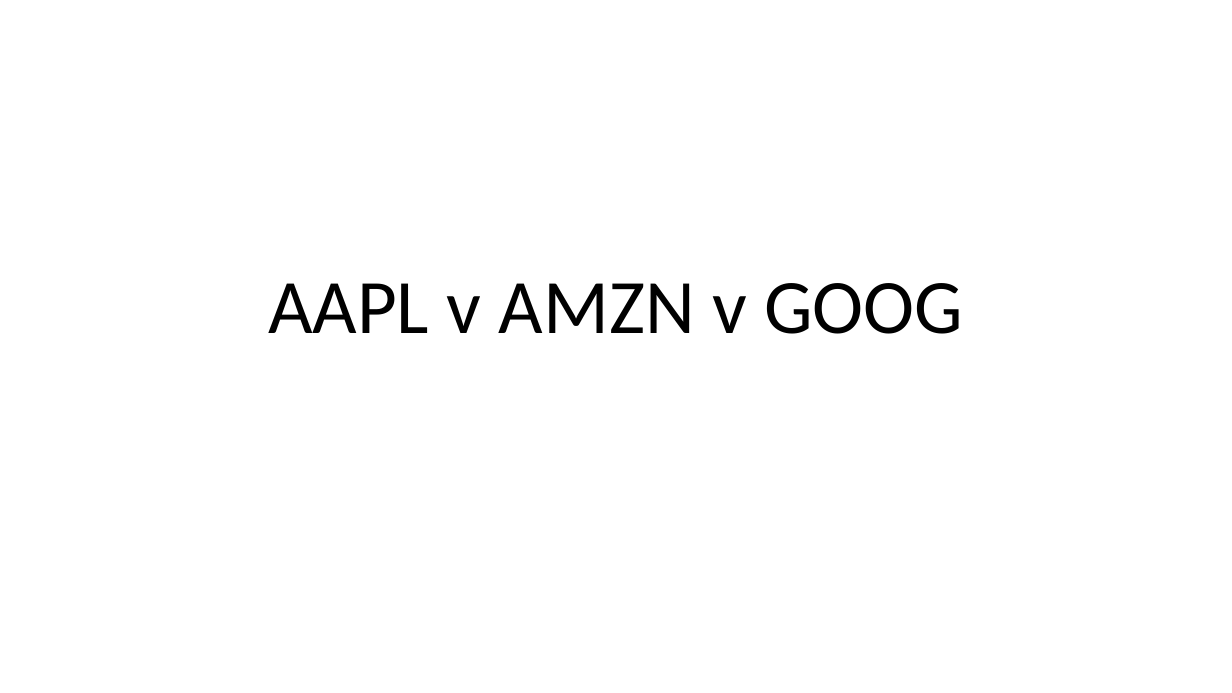
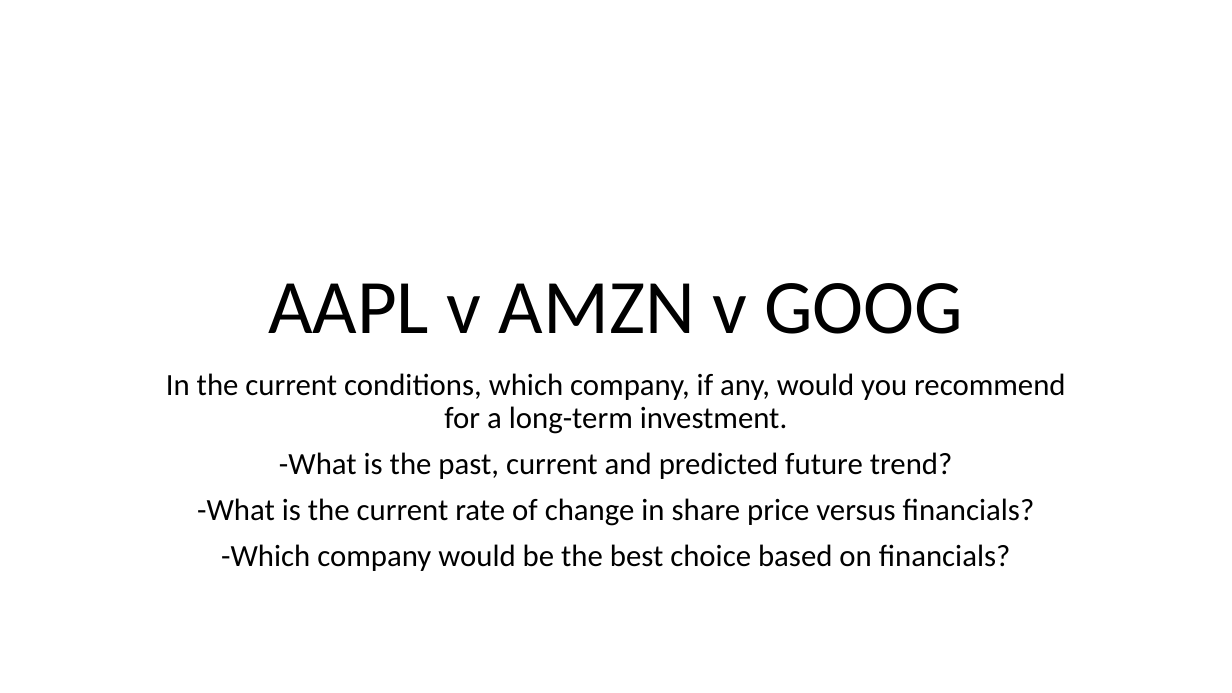
Before and after one commit to lyndsaywylie/Project-1, a slide deck: slide 1 of AAPL v AMZN v GOOG.pptx. Drawn at 1232x693 pixels with LibreOffice and Linux fonts; fonts in the diff are those of the drawing. Boxes give left, top, right and bottom in pixels: in the first picture for what was removed or moved away, otherwise in the second. Text is boxed around its words. In the diff, an @@ line names an element or a change of style, - is before the commit and + after.

Commit message:
update

```diff
--- a/AAPL v AMZN v GOOG.pptx
+++ b/AAPL v AMZN v GOOG.pptx
@@ subtitle added at <box>166,373,1065,571</box>, 24 pt, text #000000 @@
+In the current conditions, which company, if any, would you recommend for a long-term investment.
+-What is the past, current and predicted future trend?
+-What is the current rate of change in share price versus financials?
+-Which company would be the best choice based on financials?
```
